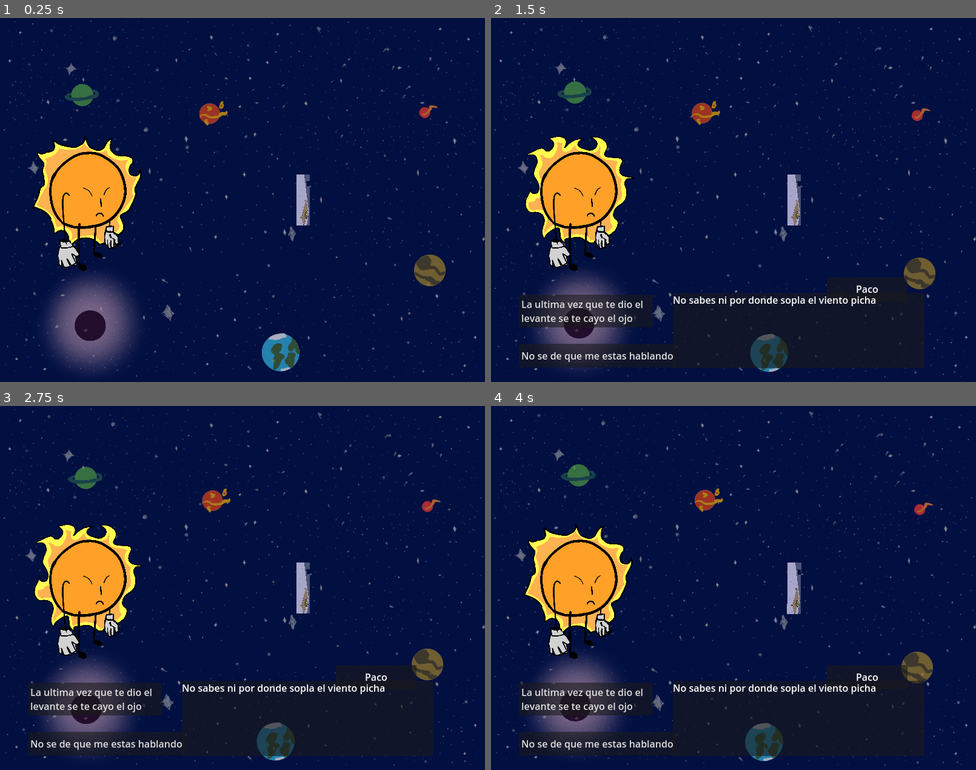
Above: before the commit, frames 1-4 (two rows, left to right).
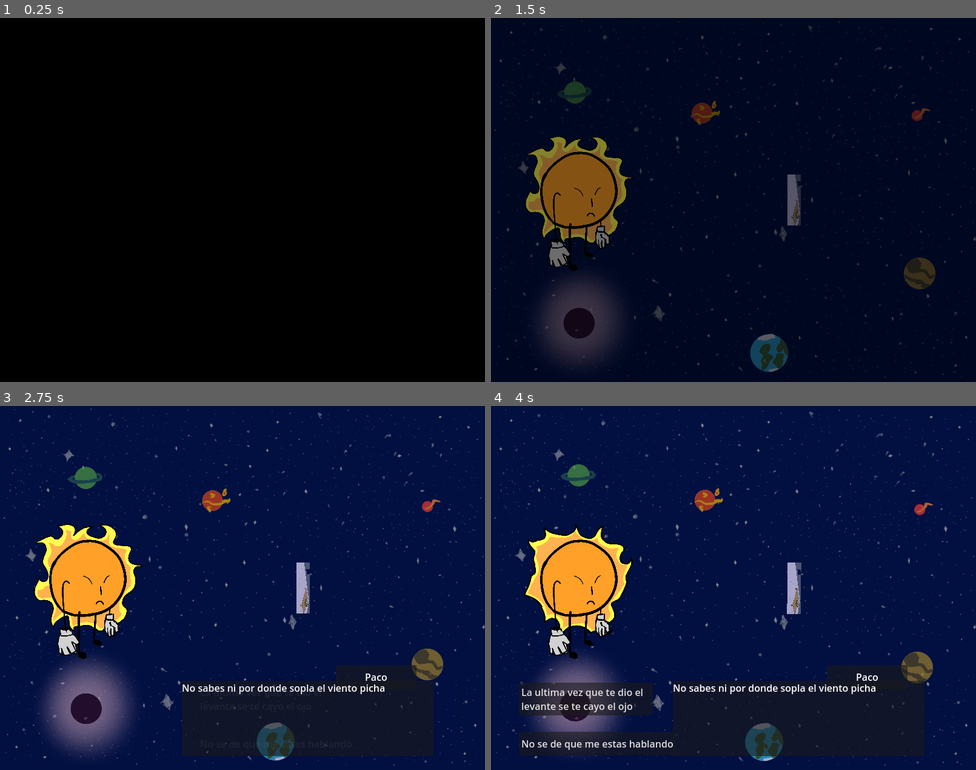
Above: after the commit, the same moments.

Repository: Goonie19/TherapySunProject
Game: Godot game, scene res://scenes/game_scene.tscn
Same seed, same stepped clock (60 frames per second), same inputs: the game is played once before the commit and once after it. This scene is started directly instead of the project's main scene.
Inputs (mouse positions are in pixels of both pictures, inside the frame that each line leads up to):
- Up to frame 1 (0.25 s): no input
- Up to frame 2 (1.5 s): click (854, 200) at 0.52 s; click (854, 200) at 1.27 s
- Up to frame 3 (2.75 s): hold Right (RotateBlockerRight) from 2.03 s (still down)
- Up to frame 4 (4 s): release Right (RotateBlockerRight) at 2.78 s; hold Down (RotateBlockerDown) 2.78-3.53 s; hold Right (RotateBlockerRight) from 3.53 s (still down)

The runs differ from the first frame. In frame 1, 99% of the frame differs, in the area x 0-100%, y 0-100%; in frame 2, 84%; in frame 3, 3.1%; in frame 4, nothing differs.

Commit message:
Added different actions to fade screen to black and to wait a certain time

Diff:
--- /dev/null
+++ b/Resources/Actions/1_0_wait.tres
@@ -0,0 +1,8 @@
+[gd_resource type="Resource" script_class="WaitingAction" load_steps=2 format=3 uid="uid://ceihdhbs57bot"]
+
+[ext_resource type="Script" uid="uid://c7478u0eyjy7w" path="res://scripts/Lineal Action System/Actions/waiting_action.gd" id="1_npnsu"]
+
+[resource]
+script = ExtResource("1_npnsu")
+time_to_wait = 1.0
+metadata/_custom_type_script = "uid://c7478u0eyjy7w"
--- /dev/null
+++ b/Resources/Actions/fade_out_1.tres
@@ -0,0 +1,9 @@
+[gd_resource type="Resource" script_class="FadeBlackAction" load_steps=2 format=3 uid="uid://0bn44tpjm5ic"]
+
+[ext_resource type="Script" uid="uid://ctcxmrbhsgflv" path="res://scripts/Lineal Action System/Actions/black_fade_action.gd" id="1_5dx83"]
+
+[resource]
+script = ExtResource("1_5dx83")
+fade_value = 0.0
+time_to_fade = 1.0
+metadata/_custom_type_script = "uid://ctcxmrbhsgflv"
--- a/scenes/Dialogue Scene/DialoguePanel.tscn
+++ b/scenes/Dialogue Scene/DialoguePanel.tscn
@@ -259,7 +259,7 @@
 "times": PackedFloat32Array(0),
 "transitions": PackedFloat32Array(1),
 "update": 0,
-"values": [Vector2(100, 453)]
+"values": [Vector2(300, 800)]
 }
 tracks/1/type = "value"
 tracks/1/imported = false
@@ -310,12 +310,29 @@
 "values": [true]
 }
 
+[sub_resource type="Animation" id="Animation_g1p0c"]
+resource_name = "Iddle"
+step = 0.0166667
+tracks/0/type = "value"
+tracks/0/imported = false
+tracks/0/enabled = true
+tracks/0/path = NodePath("Dialogue Image:position")
+tracks/0/interp = 1
+tracks/0/loop_wrap = true
+tracks/0/keys = {
+"times": PackedFloat32Array(0),
+"transitions": PackedFloat32Array(1),
+"update": 0,
+"values": [Vector2(300, 800)]
+}
+
 [sub_resource type="AnimationLibrary" id="AnimationLibrary_5pj5s"]
 _data = {
 &"Appear": SubResource("Animation_ejk6b"),
 &"AppearOptions": SubResource("Animation_d7f5w"),
 &"Disappear": SubResource("Animation_5pj5s"),
 &"HideOptions": SubResource("Animation_55t0m"),
+&"Iddle": SubResource("Animation_g1p0c"),
 &"RESET": SubResource("Animation_t6upd")
 }
 
@@ -340,10 +357,10 @@
 anchor_top = 1.0
 anchor_right = 1.0
 anchor_bottom = 1.0
-offset_left = 100.0
-offset_top = -147.0
-offset_right = -285.0
-offset_bottom = -23.0
+offset_left = 300.0
+offset_top = 200.0
+offset_right = -85.0
+offset_bottom = 324.0
 grow_horizontal = 2
 grow_vertical = 0
 pivot_offset = Vector2(207.5, 58)
--- a/scenes/Minigame/minigame_scene.tscn
+++ b/scenes/Minigame/minigame_scene.tscn
@@ -1,10 +1,9 @@
-[gd_scene load_steps=14 format=3 uid="uid://ctwd6aklt5ujt"]
+[gd_scene load_steps=13 format=3 uid="uid://ctwd6aklt5ujt"]
 
 [ext_resource type="Script" uid="uid://coqq1jfjru4af" path="res://scripts/Minigame/MinigameController.gd" id="1_7rs4c"]
 [ext_resource type="Texture2D" uid="uid://c3sm7vmp2sspu" path="res://assets/Bg/Sun therapy bg consulta.png" id="1_fa470"]
 [ext_resource type="Script" uid="uid://c1u7xqijkxsii" path="res://scripts/Minigame/Rotator/blocker_rotator.gd" id="1_jarmb"]
 [ext_resource type="Script" uid="uid://dd0winw0gcvnj" path="res://scripts/Minigame/CharacterImpactDetection/character_impact_detection.gd" id="2_7rs4c"]
-[ext_resource type="Resource" uid="uid://cww2l8dnvvycr" path="res://Resources/Actions/FirstMinigame.tres" id="3_trg6o"]
 [ext_resource type="PackedScene" uid="uid://c7nyikn0c75k3" path="res://scenes/Minigame/Meteors/meteor_spawner.tscn" id="4_ox4ev"]
 [ext_resource type="Script" uid="uid://cydi1s84w1ypf" path="res://scripts/Minigame/Meteor/Data/meteor_spawn_position.gd" id="7_ifbja"]
 
@@ -45,7 +44,6 @@
 spawn_timer = NodePath("Spawn Timer")
 meteor_spawner = NodePath("Meteor Spawner")
 sun_space_rotator_node = NodePath("SunSpace")
-mini_action = ExtResource("3_trg6o")
 
 [node name="Sequence Timer" type="Timer" parent="."]
 one_shot = true
--- /dev/null
+++ b/scenes/UI/BlackScreen/BlackScreen.tscn
@@ -0,0 +1,25 @@
+[gd_scene load_steps=2 format=3 uid="uid://exevk1xrow5p"]
+
+[ext_resource type="Script" uid="uid://3mvtyneef1h" path="res://scripts/UI/black_screen.gd" id="1_k8lis"]
+
+[node name="BlackScreen" type="Control" node_paths=PackedStringArray("fade_color")]
+layout_mode = 3
+anchors_preset = 15
+anchor_right = 1.0
+anchor_bottom = 1.0
+grow_horizontal = 2
+grow_vertical = 2
+mouse_filter = 2
+script = ExtResource("1_k8lis")
+fade_color = NodePath("CanvasLayer/ColorRect")
+
+[node name="CanvasLayer" type="CanvasLayer" parent="."]
+
+[node name="ColorRect" type="ColorRect" parent="CanvasLayer"]
+anchors_preset = 15
+anchor_right = 1.0
+anchor_bottom = 1.0
+grow_horizontal = 2
+grow_vertical = 2
+mouse_filter = 2
+color = Color(0, 0, 0, 1)
--- a/scenes/game_scene.tscn
+++ b/scenes/game_scene.tscn
@@ -6,8 +6,11 @@
 [ext_resource type="PackedScene" uid="uid://cj4asau0sfw6f" path="res://scenes/Dialogue Scene/DialoguePanel.tscn" id="4_y3j0m"]
 [ext_resource type="Script" uid="uid://20tta8lilgku" path="res://scripts/Lineal Action System/lineal_action_system.gd" id="5_y3j0m"]
 [ext_resource type="Script" uid="uid://bgwp1y62wtlea" path="res://scripts/Lineal Action System/Actions/action.gd" id="6_rurhu"]
-[ext_resource type="Resource" uid="uid://bxuqt34wi8xrm" path="res://Resources/Actions/First Dilaogue.tres" id="7_b5spy"]
+[ext_resource type="Resource" uid="uid://bxuqt34wi8xrm" path="res://Resources/Actions/Dialogue_action_1.tres" id="7_b5spy"]
+[ext_resource type="Resource" uid="uid://0bn44tpjm5ic" path="res://Resources/Actions/fade_out_1.tres" id="7_mw25s"]
+[ext_resource type="Resource" uid="uid://ceihdhbs57bot" path="res://Resources/Actions/1_0_wait.tres" id="7_tcjrq"]
 [ext_resource type="Resource" uid="uid://cww2l8dnvvycr" path="res://Resources/Actions/FirstMinigame.tres" id="8_utbpp"]
+[ext_resource type="PackedScene" uid="uid://exevk1xrow5p" path="res://scenes/UI/BlackScreen/BlackScreen.tscn" id="9_utbpp"]
 
 [node name="GameScene" type="Node"]
 
@@ -21,14 +24,19 @@
 position = Vector2(142, 300)
 scale = Vector2(0.2, 0.2)
 
-[node name="MinigameScene" parent="." node_paths=PackedStringArray("dialogue_manager") instance=ExtResource("3_bw6k5")]
+[node name="MinigameScene" parent="." instance=ExtResource("3_bw6k5")]
 position = Vector2(400, 300)
-dialogue_manager = NodePath("../DialoguePanel")
 
 [node name="DialoguePanel" parent="." instance=ExtResource("4_y3j0m")]
 
-[node name="Lineal_action_controller" type="Node2D" parent="." node_paths=PackedStringArray("dialogue_to_inject", "minigame_to_inject")]
+[node name="Lineal_action_controller" type="Node2D" parent="." node_paths=PackedStringArray("dialogue_to_inject", "minigame_to_inject", "waiting_timer", "black_screen")]
 script = ExtResource("5_y3j0m")
 dialogue_to_inject = NodePath("../DialoguePanel")
 minigame_to_inject = NodePath("../MinigameScene")
-actions = Array[ExtResource("6_rurhu")]([ExtResource("7_b5spy"), ExtResource("8_utbpp")])
+waiting_timer = NodePath("../WaitingTimer")
+black_screen = NodePath("../BlackScreen")
+actions = Array[ExtResource("6_rurhu")]([ExtResource("7_tcjrq"), ExtResource("7_mw25s"), ExtResource("7_b5spy"), ExtResource("8_utbpp")])
+
+[node name="WaitingTimer" type="Timer" parent="."]
+
+[node name="BlackScreen" parent="." instance=ExtResource("9_utbpp")]
--- /dev/null
+++ b/scripts/Lineal Action System/Actions/black_fade_action.gd
@@ -0,0 +1,16 @@
+extends Action
+
+class_name FadeBlackAction
+
+@export var fade_value: float
+@export var time_to_fade: float
+
+var black_screen: BlackScreen
+
+func do_action() -> void:
+	black_screen.fade(fade_value, time_to_fade)
+	await black_screen.on_fade_completed
+	on_action_finished.emit()
+
+func set_dependencies(screen: BlackScreen) -> void:
+	black_screen = screen
--- /dev/null
+++ b/scripts/Lineal Action System/Actions/waiting_action.gd
@@ -0,0 +1,15 @@
+extends Action
+
+class_name WaitingAction
+
+@export var time_to_wait: float
+
+var timer: Timer
+
+func do_action() -> void:
+	timer.start(time_to_wait)
+	await timer.timeout
+	on_action_finished.emit()
+
+func set_dependencies(timer_to_inject: Timer) -> void:
+	timer = timer_to_inject
--- a/scripts/Lineal Action System/lineal_action_system.gd
+++ b/scripts/Lineal Action System/lineal_action_system.gd
@@ -2,6 +2,8 @@
 
 @export var dialogue_to_inject: DialogueView
 @export var minigame_to_inject: MinigameController
+@export var waiting_timer: Timer
+@export var black_screen: BlackScreen
 
 @export var actions: Array[Action]
 
@@ -22,3 +24,7 @@
 		action.set_dependencies(dialogue_to_inject)
 	if action is MinigameAction:
 		action.set_dependencies(minigame_to_inject)
+	if action is WaitingAction:
+		action.set_dependencies(waiting_timer)
+	if action is FadeBlackAction:
+		action.set_dependencies(black_screen)
--- a/scripts/Minigame/MinigameController.gd
+++ b/scripts/Minigame/MinigameController.gd
@@ -28,7 +28,7 @@
 
 	sun_space_rotator_node.process_mode = Node.PROCESS_MODE_INHERIT
 
-	for n in range(0, mini_sequence.sequence.size()):
+	for n in range(0, mini_sequence.sequence.size() - 1):
 		await run_sequences_async()
 
 	on_minigame_finished.emit()
--- /dev/null
+++ b/scripts/UI/black_screen.gd
@@ -0,0 +1,13 @@
+extends Node
+
+class_name BlackScreen
+
+@export var fade_color: ColorRect
+
+signal on_fade_completed
+
+func fade(target_alpha: float, time: float) -> void:
+	var tween = create_tween()
+	tween.tween_property(fade_color, "color:a", target_alpha, time)
+	await tween.finished
+	on_fade_completed.emit()
Renamed: Resources/Actions/First Dilaogue.tres -> Resources/Actions/Dialogue_action_1.tres
Not shown: 1 places in scenes/Dialogue Scene/DialoguePanel.tscn that only renumber resources
Not shown: 1 places in scenes/game_scene.tscn that only renumber resources
Not shown, added: scripts/Lineal Action System/Actions/black_fade_action.gd.uid
Not shown, added: scripts/Lineal Action System/Actions/waiting_action.gd.uid
Not shown, added: scripts/UI/black_screen.gd.uid
